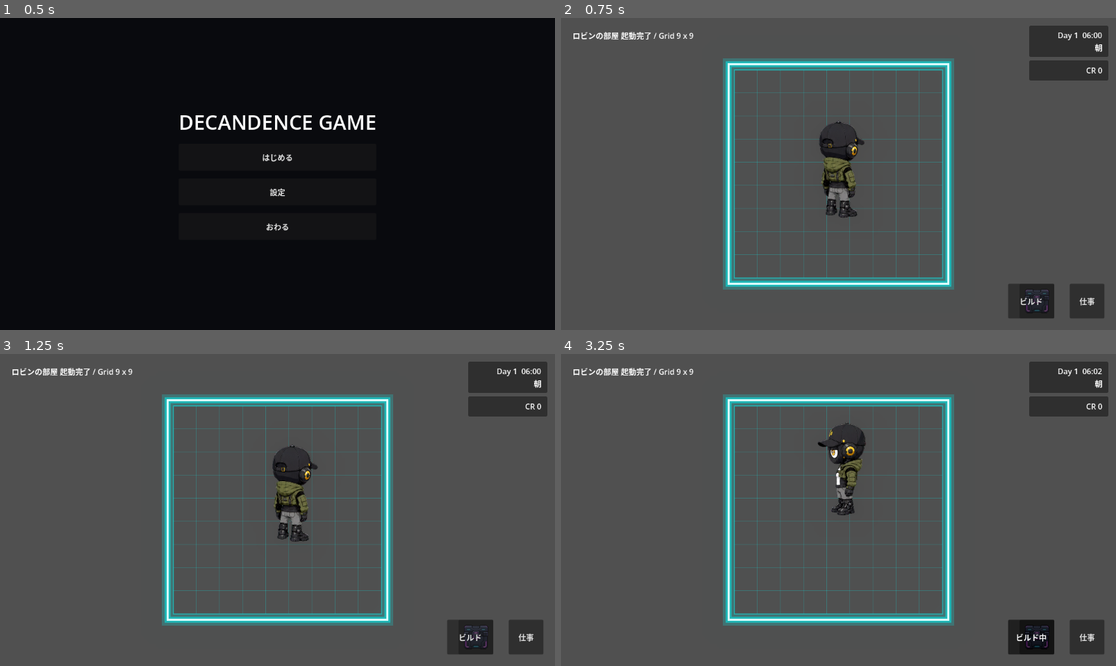
Above: before the commit, frames 1-4 (two rows, left to right).
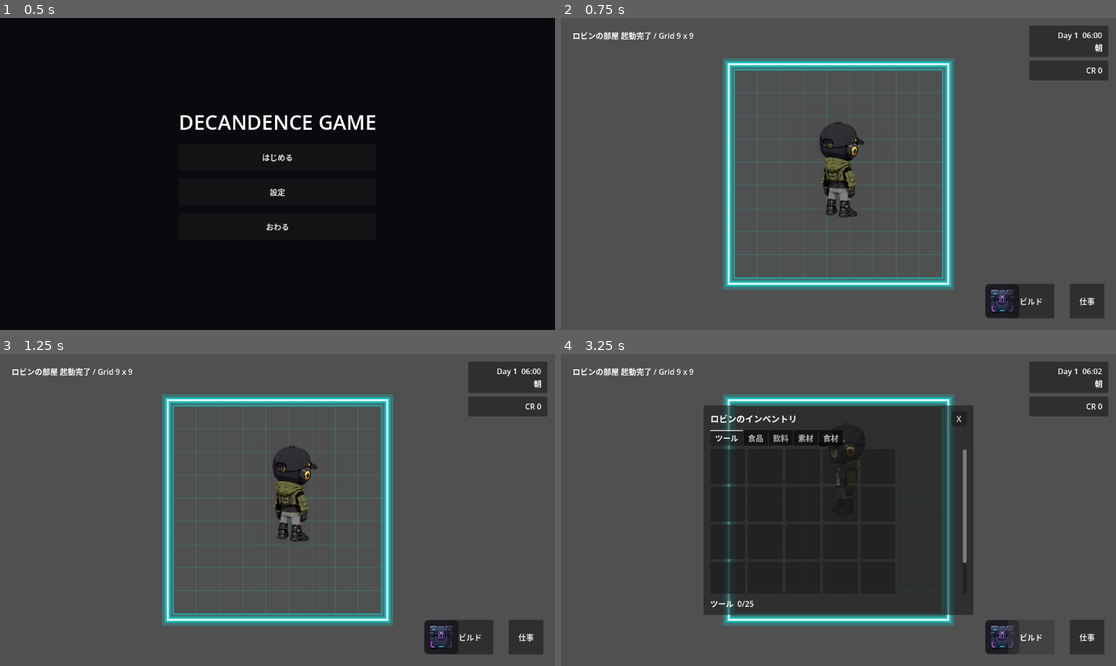
Above: after the commit, the same moments.

Repository: grimoire1089-coder/optimistic
Game: Godot game, scene res://Scenes/Boot/TitleScene.tscn
The game is run twice, just before and just after one commit, with the same random seed, the same clock (stepped at 60 frames per second) and the same inputs.
Inputs (mouse positions are in pixels of both pictures, inside the frame that each line leads up to; where the layout moved, square brackets give the same spot in the first picture):
- Up to frame 1 (0.5 s): no input
- Up to frame 2 (0.75 s): click "はじめる" at 0.5 s
- Up to frame 3 (1.25 s): no input
- Up to frame 4 (3.25 s): click (1005, 637) [1038, 637] at 1.25 s; click "ビルド中" (after the commit: "ビルド") at 2 s; click "ビルド" (after the commit: "ビルド中") at 2.75 s

Frame 1 is identical in both runs. In frame 2, 0.5% of the frame differs, in the area x 76-88%, y 85-97%; in frame 3, 0.5%; in frame 4, 33%, in the area x 25-89%, y 16-97%.

Commit message:
Move inventory button at runtime

Diff:
--- a/Scripts/UI/HUD/InventoryButton.gd
+++ b/Scripts/UI/HUD/InventoryButton.gd
@@ -10,6 +10,7 @@
 
 
 func _ready() -> void:
+	_apply_square_button_layout()
 	_load_default_click_sfx_if_needed()
 	pressed.connect(_on_pressed)
 
@@ -18,7 +19,7 @@
 	_play_click_sfx()
 	var inventory_ui := _find_inventory_ui()
 	if inventory_ui == null:
-		push_warning("インベントリUIが見つかりません: %s" % inventory_ui_path)
+		push_warning("Inventory UI not found: %s" % inventory_ui_path)
 		return
 
 	_open_or_toggle_inventory(inventory_ui)
@@ -50,7 +51,7 @@
 		canvas_item.visible = not canvas_item.visible
 		return
 
-	push_warning("インベントリUIを開く方法が見つかりません: %s" % inventory_ui.name)
+	push_warning("No inventory open method found: %s" % inventory_ui.name)
 
 
 func _play_click_sfx() -> void:
@@ -64,3 +65,30 @@
 		return
 	if ResourceLoader.exists(DEFAULT_CLICK_SFX_PATH):
 		click_sfx = load(DEFAULT_CLICK_SFX_PATH) as AudioStream
+
+
+func _apply_square_button_layout() -> void:
+	custom_minimum_size = Vector2(72.0, 72.0)
+	offset_left = -272.0
+	offset_top = -96.0
+	offset_right = -200.0
+	offset_bottom = -24.0
+	mouse_default_cursor_shape = Control.CURSOR_POINTING_HAND
+	_add_rounded_button_styles()
+
+
+func _add_rounded_button_styles() -> void:
+	add_theme_stylebox_override("normal", _make_style(Color(0.10, 0.10, 0.12, 0.95), Color(0.26, 0.28, 0.32, 1.0), 1))
+	add_theme_stylebox_override("hover", _make_style(Color(0.15, 0.15, 0.18, 0.98), Color(0.00, 1.65, 1.65, 0.95), 2))
+	add_theme_stylebox_override("pressed", _make_style(Color(0.04, 0.20, 0.22, 1.0), Color(0.25, 2.4, 2.4, 1.0), 2))
+	add_theme_stylebox_override("disabled", _make_style(Color(0.08, 0.08, 0.09, 0.62), Color(0.18, 0.18, 0.20, 0.8), 1))
+
+
+func _make_style(bg_color: Color, border_color: Color, border_width: int) -> StyleBoxFlat:
+	var style := StyleBoxFlat.new()
+	style.bg_color = bg_color
+	style.border_color = border_color
+	style.set_border_width_all(border_width)
+	style.set_corner_radius_all(8)
+	style.set_content_margin_all(4.0)
+	return style
